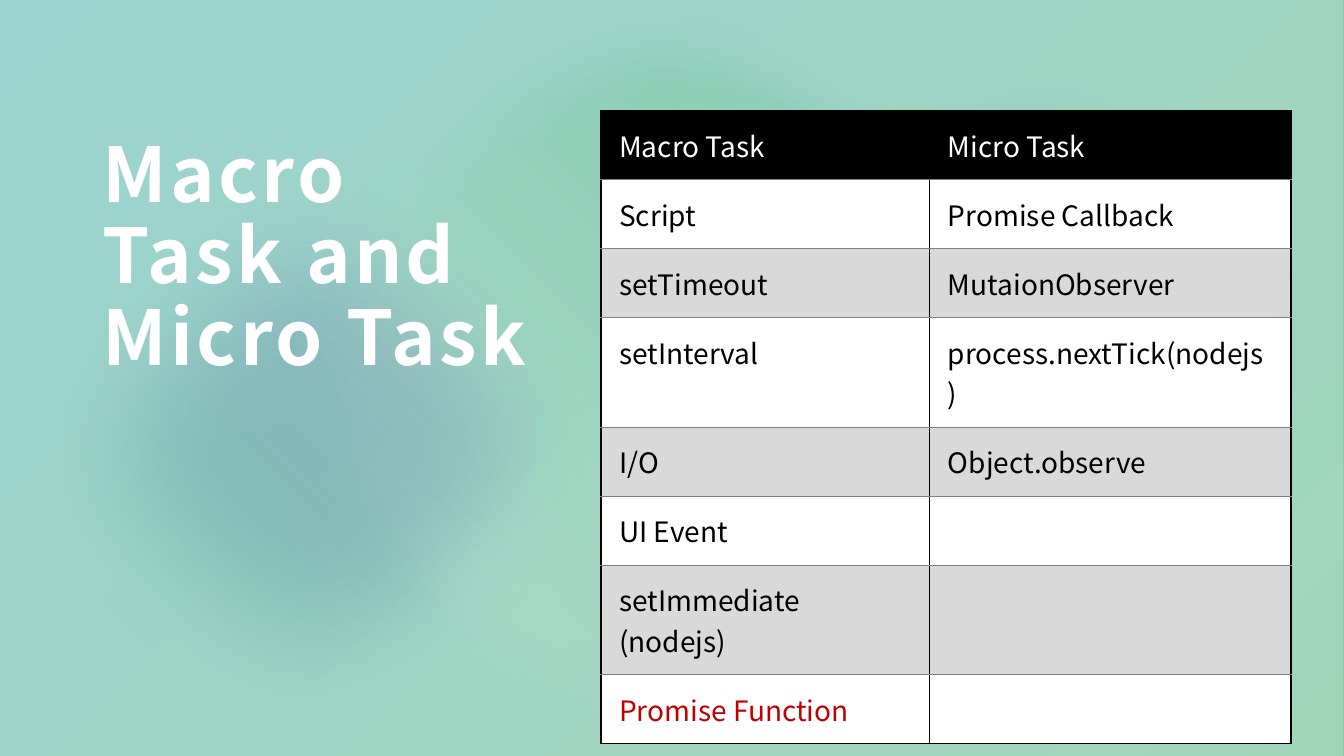
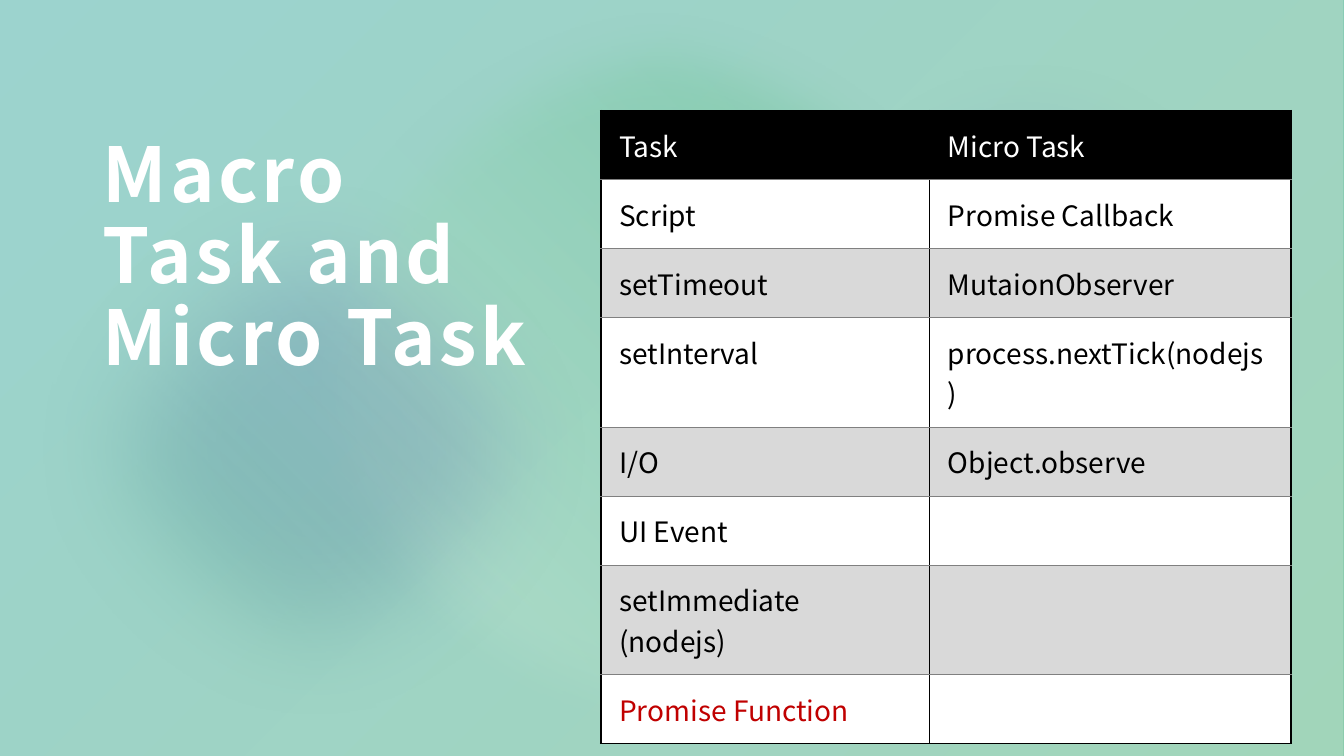
Before and after one commit to ChinYoung/event-loop, a slide deck: slide 3 of eventloop.pptx. Drawn at 1344x756 pixels with LibreOffice and Linux fonts; fonts in the diff are those of the drawing. Boxes give left, top, right and bottom in pixels: in the first picture for what was removed or moved away, otherwise in the second. Text is boxed around its words. In the diff, an @@ line names an element or a change of style, - is before the commit and + after.

```diff
--- a/eventloop.pptx
+++ b/eventloop.pptx
@@ table at bbox=[601, 111, 1292, 726] @@
-row 1, column 1: Macro Task
+row 1, column 1: Task
```
Also in this commit, not shown: 3 other files.
